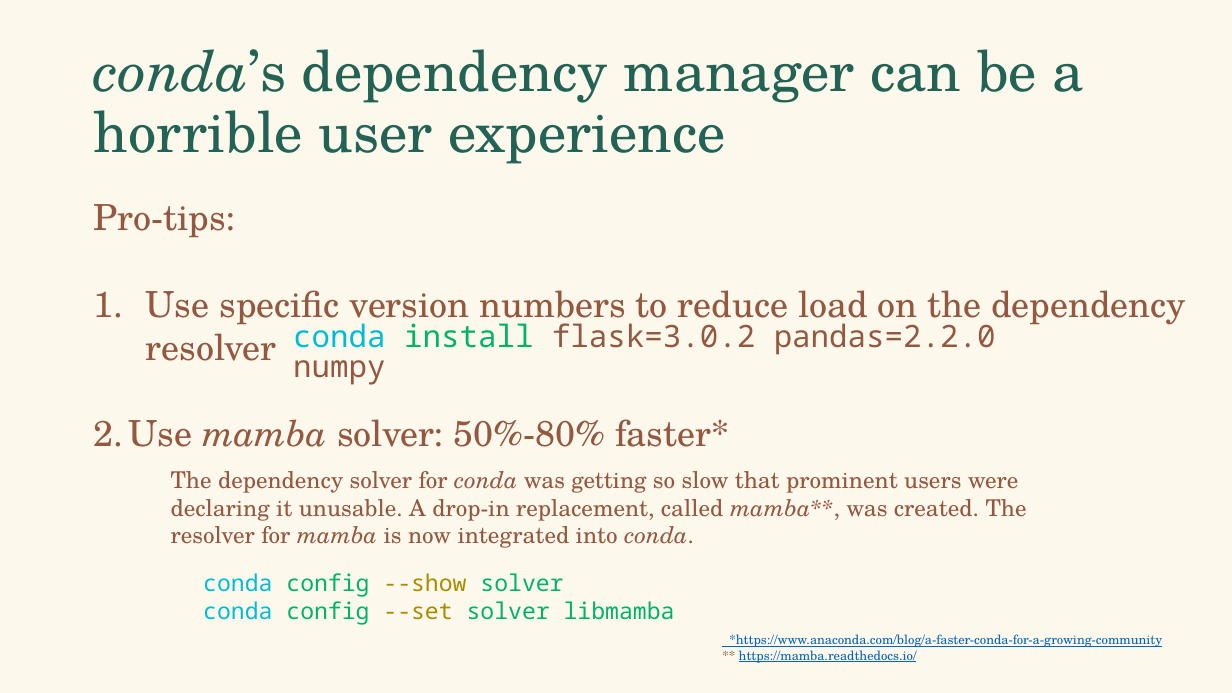
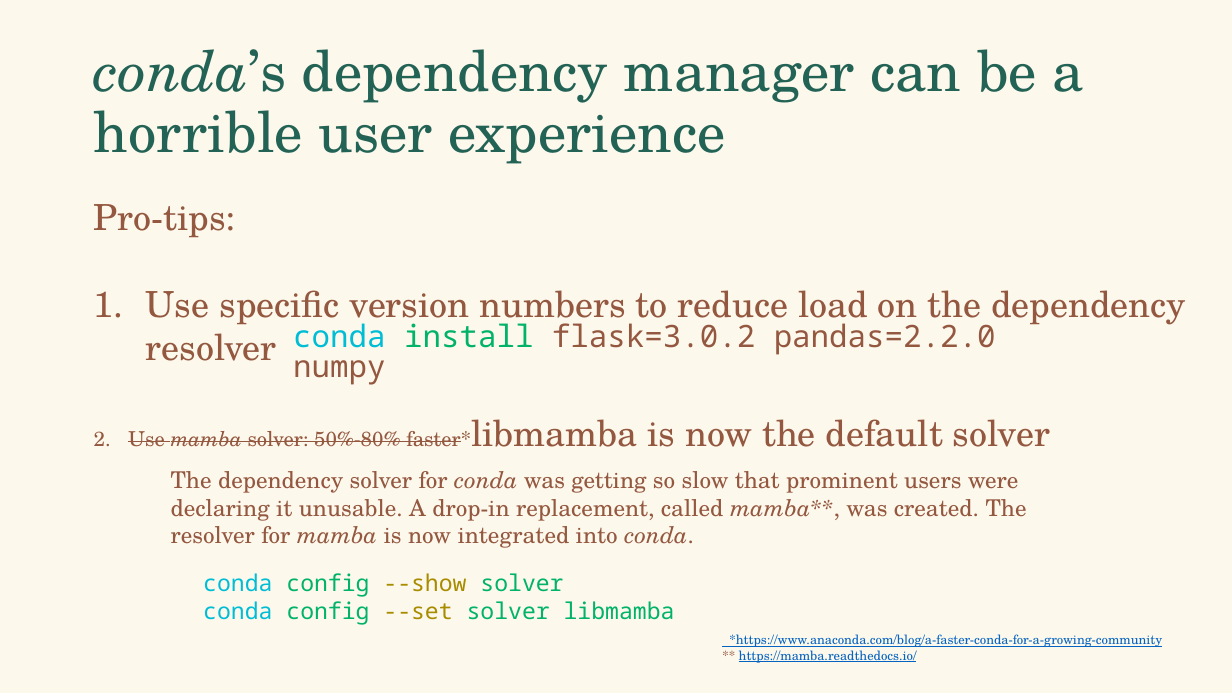
Before and after one commit to falconair/lectures, a slide deck: slide 47 of lectures/080_env_pkg_management/Python environment and package management.pptx (slide 27 before the commit). Drawn at 1232x693 pixels with LibreOffice and Linux fonts; fonts in the diff are those of the drawing. Boxes give left, top, right and bottom in pixels: in the first picture for what was removed or moved away, otherwise in the second. Text is boxed around its words. In the diff, an @@ line names an element or a change of style, - is before the commit and + after.

Commit message:
Fixes a typo in the env management lecture

```diff
--- a/lectures/080_env_pkg_management/Python environment and package management.pptx
+++ b/lectures/080_env_pkg_management/Python environment and package management.pptx
@@ text at <box>128,419,1050,447</box>: text changed; size 28 to 16 pt @@
-2. Use mamba solver: 50%-80% faster*
+2. Use mamba solver: 50%-80% faster*libmamba is now the default solver
```
Also in this commit, not shown: 4 other slides changed, 3 slides added.
